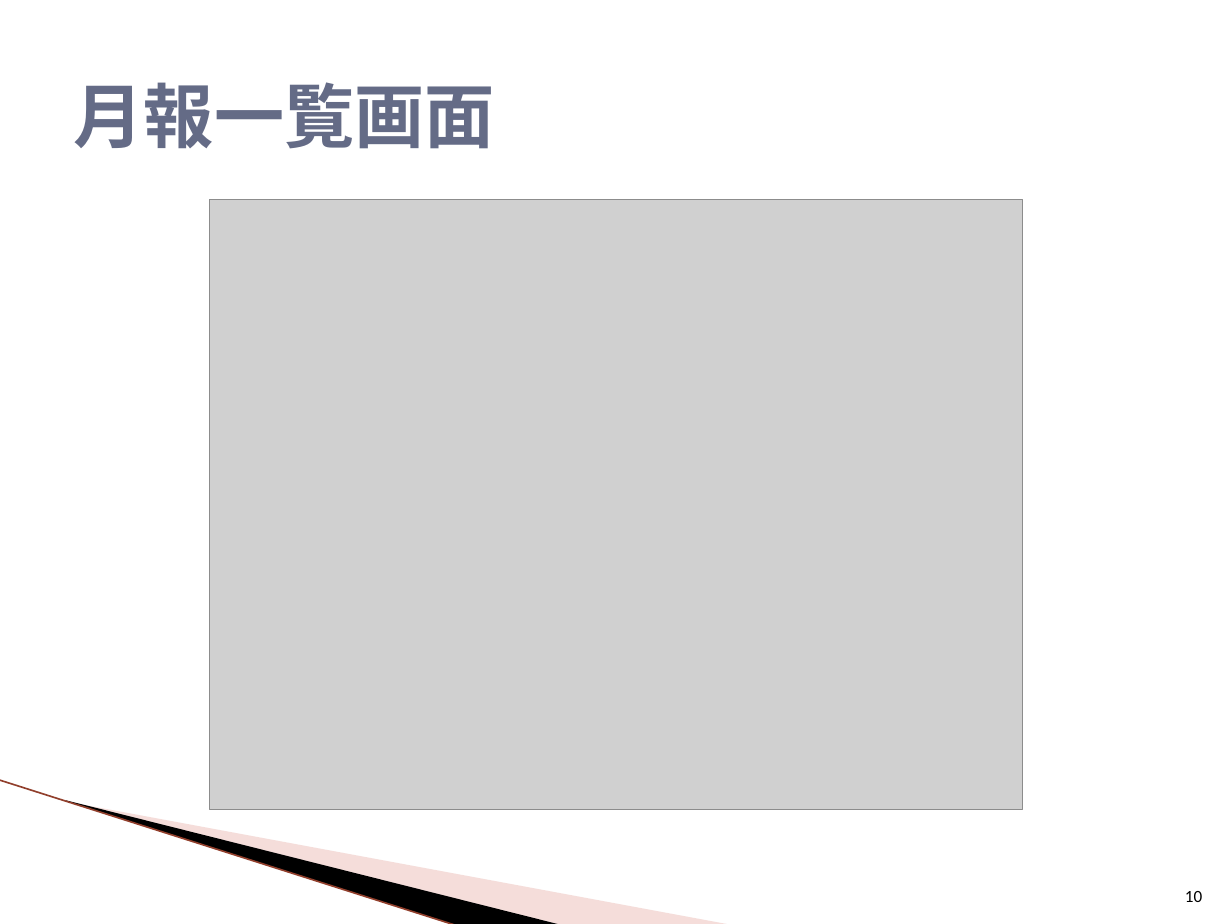
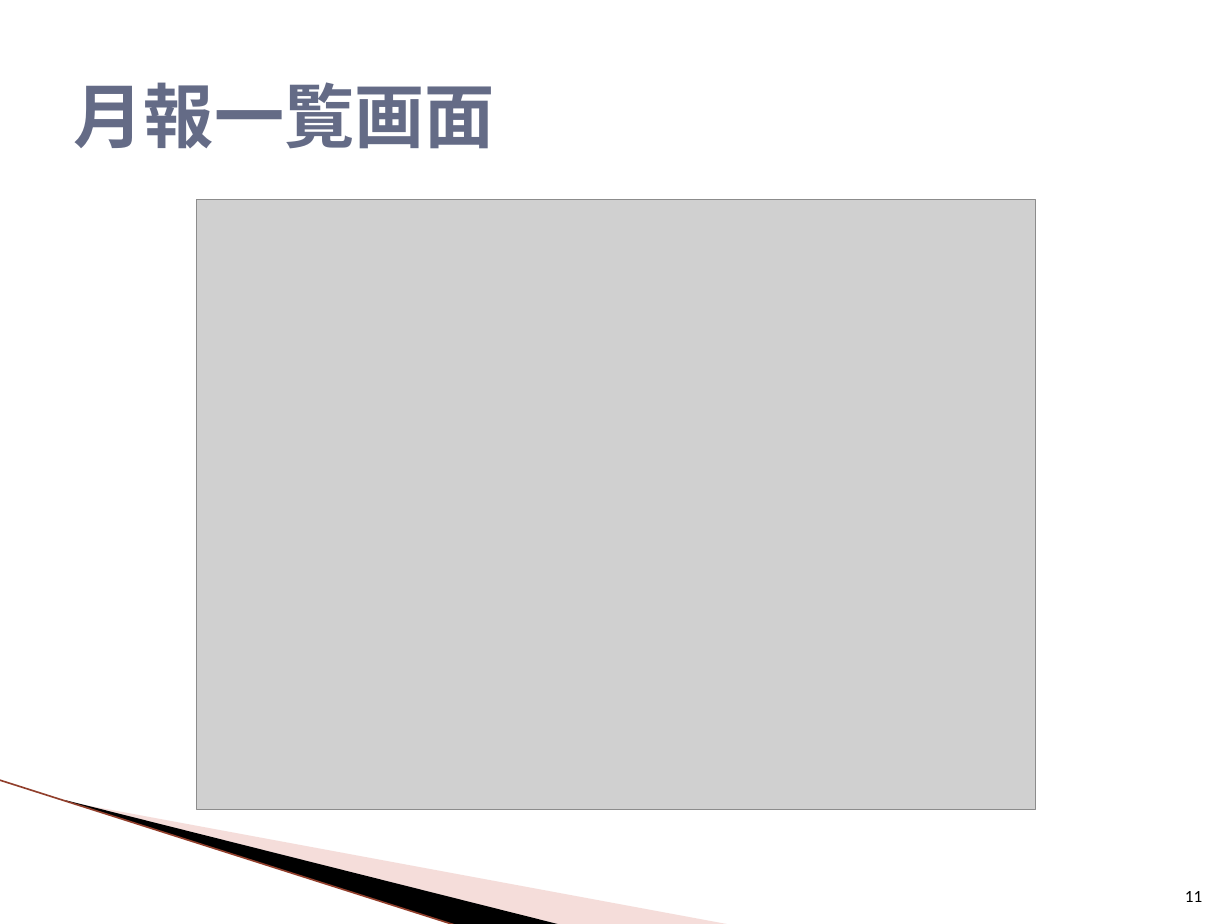
Before and after one commit to around7days/AppFreeMemo, a slide deck: slide 11 of 設計書/00_提案/3_月報管理システム 画面デザインイメージ.pptx (slide 10 before the commit). Drawn at 1232x924 pixels with LibreOffice and Linux fonts; fonts in the diff are those of the drawing; grey boxes stand for pictures; background and template pictures are left out. Boxes give left, top, right and bottom in pixels: in the first picture for what was removed or moved away, otherwise in the second. Text is boxed around its words. In the diff, an @@ line names an element or a change of style, - is before the commit and + after.

```diff
--- a/設計書/00_提案/3_月報管理システム 画面デザインイメージ.pptx
+++ b/設計書/00_提案/3_月報管理システム 画面デザインイメージ.pptx
@@ picture: place and size @@
-picture at [209,200,1023,809]
+picture at [196,200,1035,809]
@@ page number at [1185,891,1202,902]: text changed @@
-10
+11
```
Also in this commit, not shown: 7 other slides changed, 1 slide added, 21 other files.
